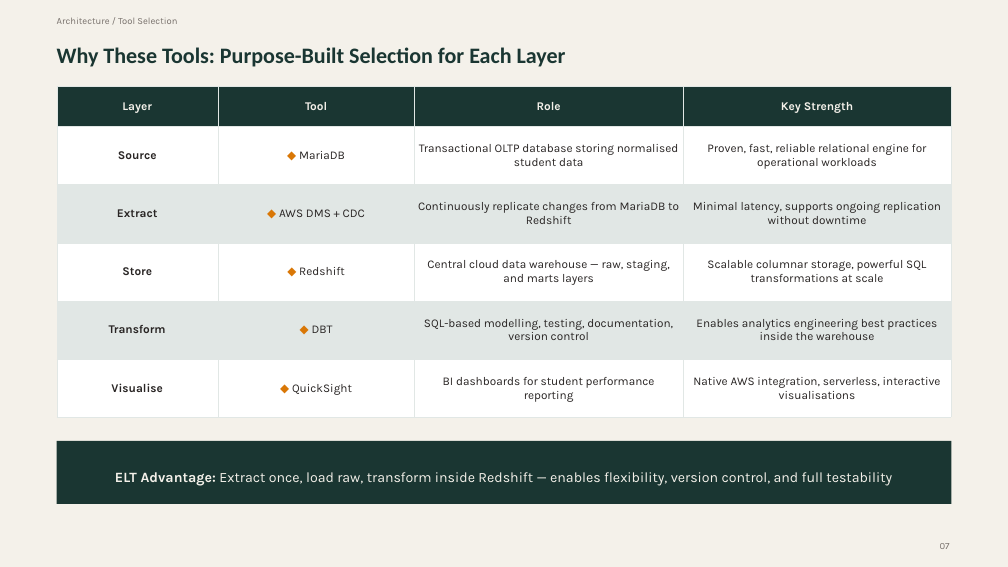
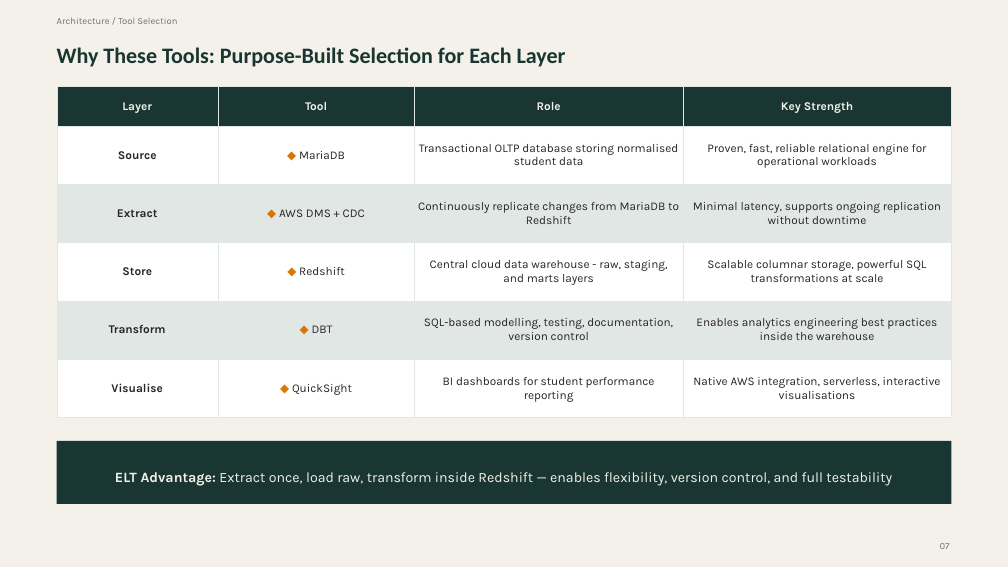
Before and after one commit to godfreylehokoG/incubeta-de-screening, a slide deck: slide 8 of previous-project-walkthrough/SandTechnology Warehousing + Migration.pptx (slide 7 before the commit). Drawn at 1008x567 pixels with LibreOffice and Linux fonts; fonts in the diff are those of the drawing. Boxes give left, top, right and bottom in pixels: in the first picture for what was removed or moved away, otherwise in the second. Text is boxed around its words. In the diff, an @@ line names an element or a change of style, - is before the commit and + after.

```diff
--- a/previous-project-walkthrough/SandTechnology Warehousing + Migration.pptx
+++ b/previous-project-walkthrough/SandTechnology Warehousing + Migration.pptx
@@ table at (57, 87, 951, 417) @@
-row 4, column 3: Central cloud data warehouse — raw, staging, and marts layers
+row 4, column 3: Central cloud data warehouse - raw, staging, and marts layers
```
Also in this commit, not shown: 6 other slides changed, 1 slide added.
